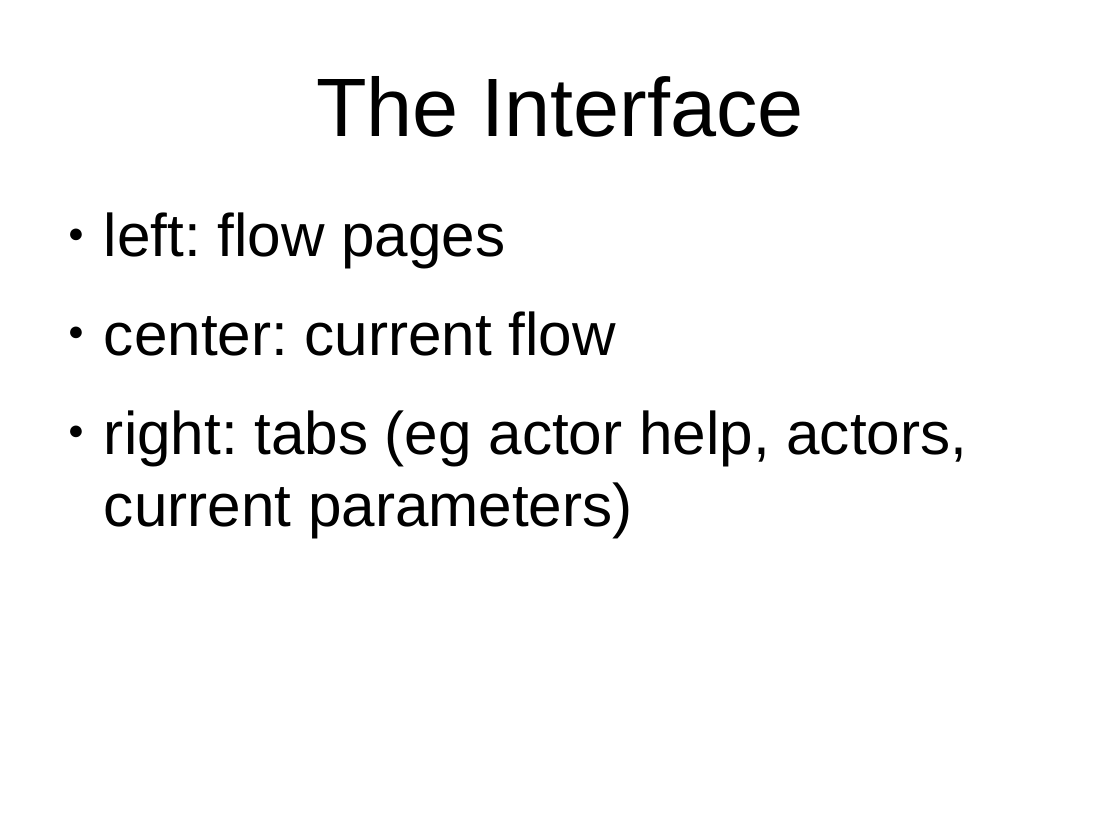
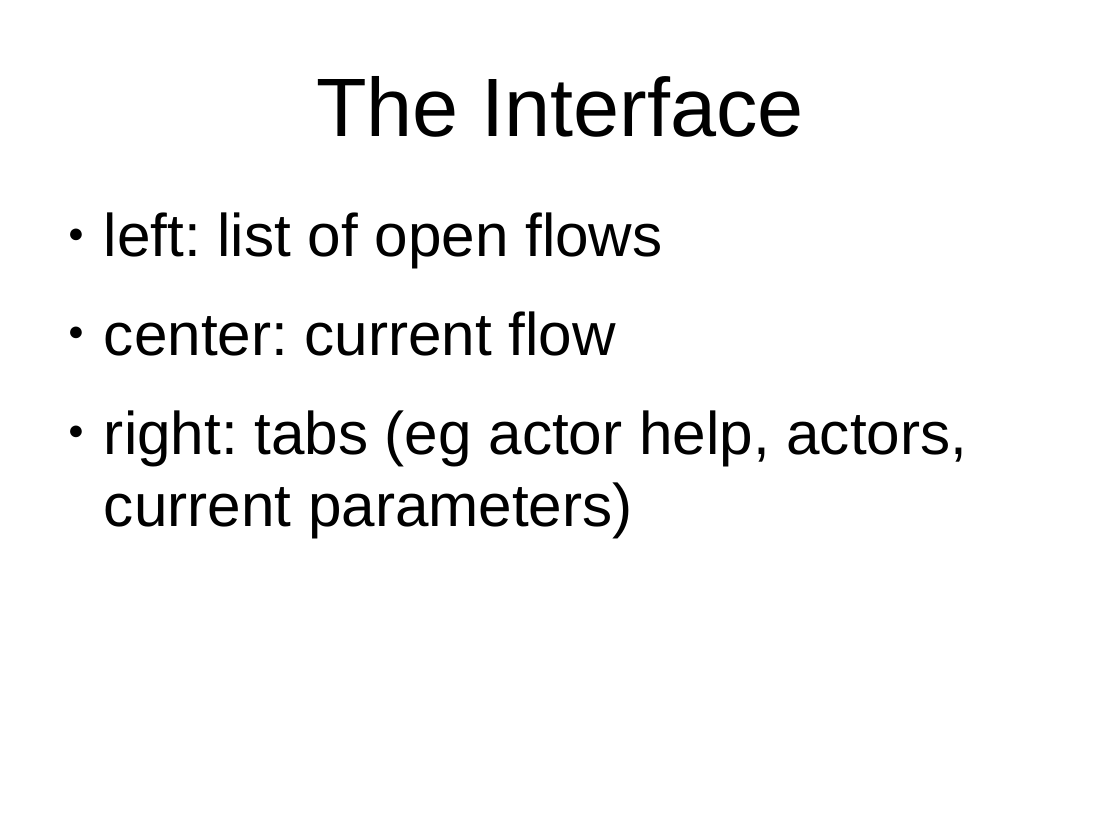
Before and after one commit to fracpete/weka-user-conference-2021, a slide deck: slide 8 of adams/adams_notes.odp. Drawn at 1120x840 pixels with LibreOffice and Linux fonts; fonts in the diff are those of the drawing. Boxes give left, top, right and bottom in pixels: in the first picture for what was removed or moved away, otherwise in the second. Text is boxed around its words. In the diff, an @@ line names an element or a change of style, - is before the commit and + after.

```diff
--- a/adams/adams_notes.odp
+++ b/adams/adams_notes.odp
@@ text at [104, 212, 662, 267]: text changed @@
-● left: flow pages
+● left: list of open flows
```
Also in this commit, not shown: 3 other files.
